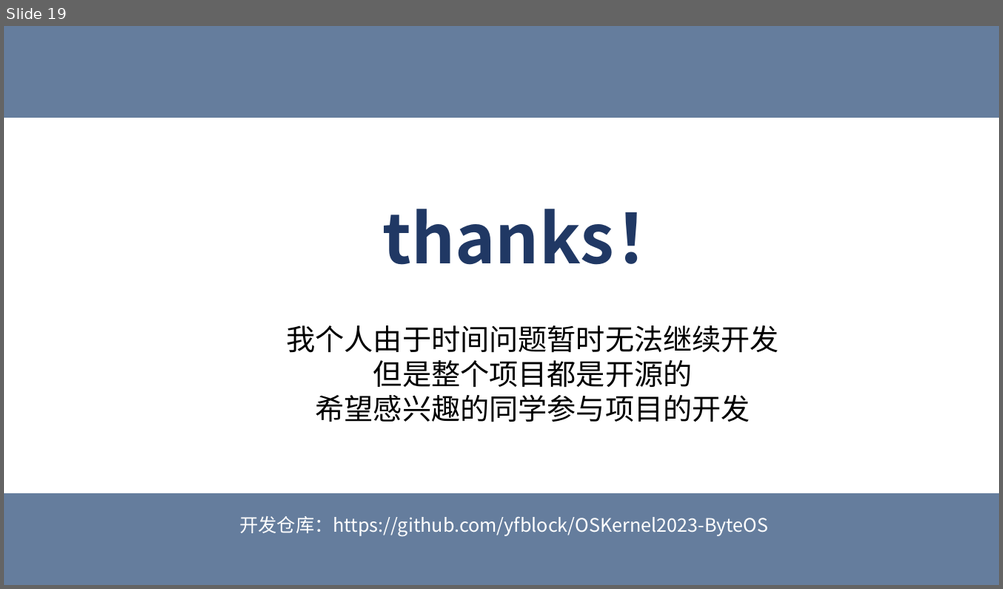
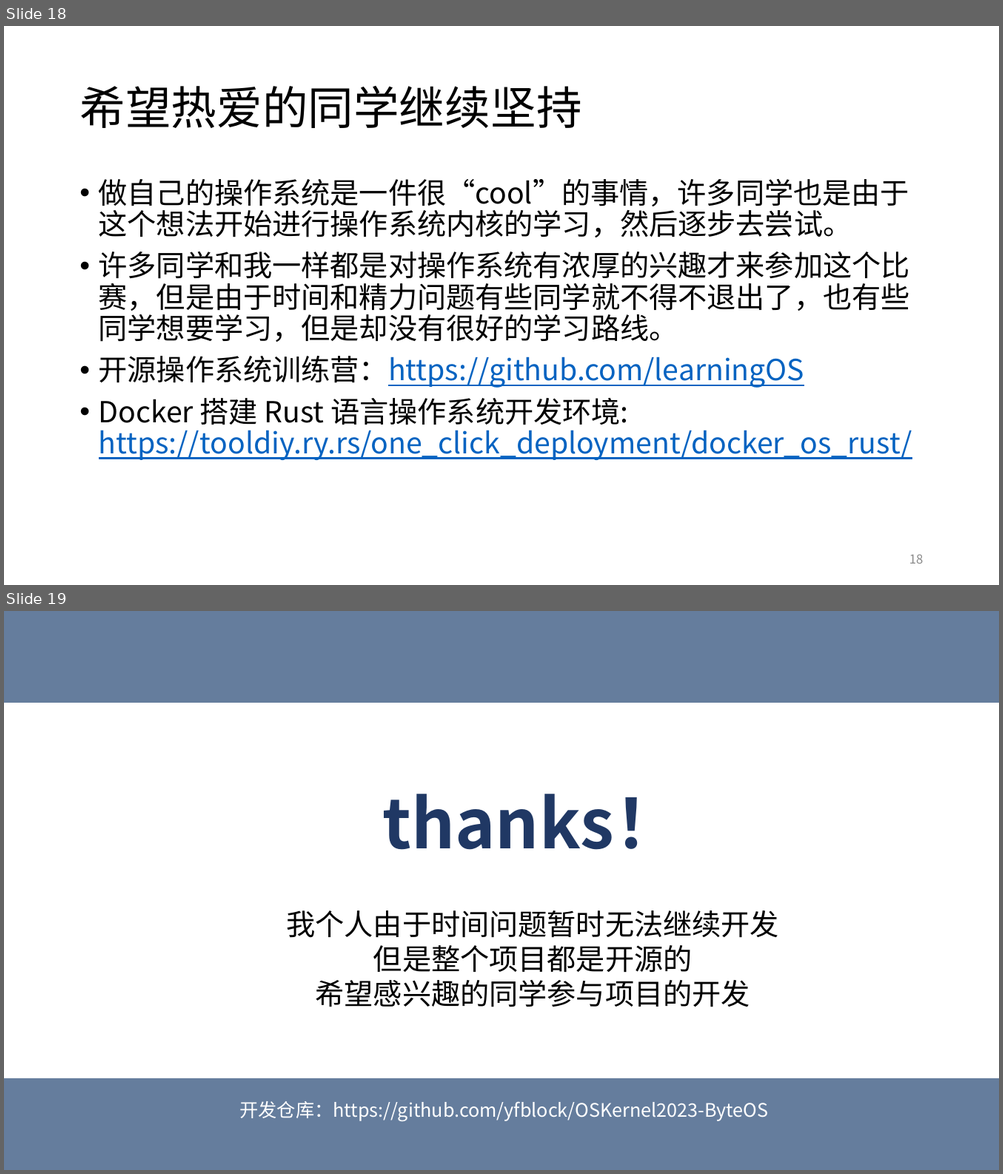
Before and after one commit to Byte-OS/ByteOS, a slide deck: docs/ByteOS设计分享.pptx. Shown one above the other, each under a label of ours: slide 19 before the commit, slides 18 and 19 after it. The pictures are 1003x589 and 1003x1174 pixels, drawn with LibreOffice and Linux fonts; fonts in the diff are those of the drawing. Boxes give left, top, right and bottom in pixels: in the first picture for what was removed or moved away, otherwise in the second. Text is boxed around its words. In the diff, an @@ line names an element or a change of style, - is before the commit and + after.

```diff
--- a/docs/ByteOS设计分享.pptx
+++ b/docs/ByteOS设计分享.pptx
@@ slide 18 added at (4,26,999,585), background #FFFFFF @@
@@ title added at (79,86,581,128), 44 pt, text #000000 @@
+希望热爱的同学继续坚持
@@ text added at (99,179,912,460), 28 pt, text #000000 @@
+• 做自己的操作系统是一件很“cool”的事情，许多同学也是由于这个想法开始进行操作系统内核的学习，然后逐步去尝试。
+• 许多同学和我一样都是对操作系统有浓厚的兴趣才来参加这个比赛，但是由于时间和精力问题有些同学就不得不退出了，也有些同学想要学习，但是却没有很好的学习路线。
+• 开源操作系统训练营：https://github.com/learningOS
+• Docker 搭建 Rust 语言操作系统开发环境: https://tooldiy.ry.rs/one_click_deployment/docker_os_rust/
@@ page number added at (909,554,923,564), 12 pt, text #8C8C8C @@
+18
```
Also in this commit, not shown: 16 slides changed, 1 slide removed.
